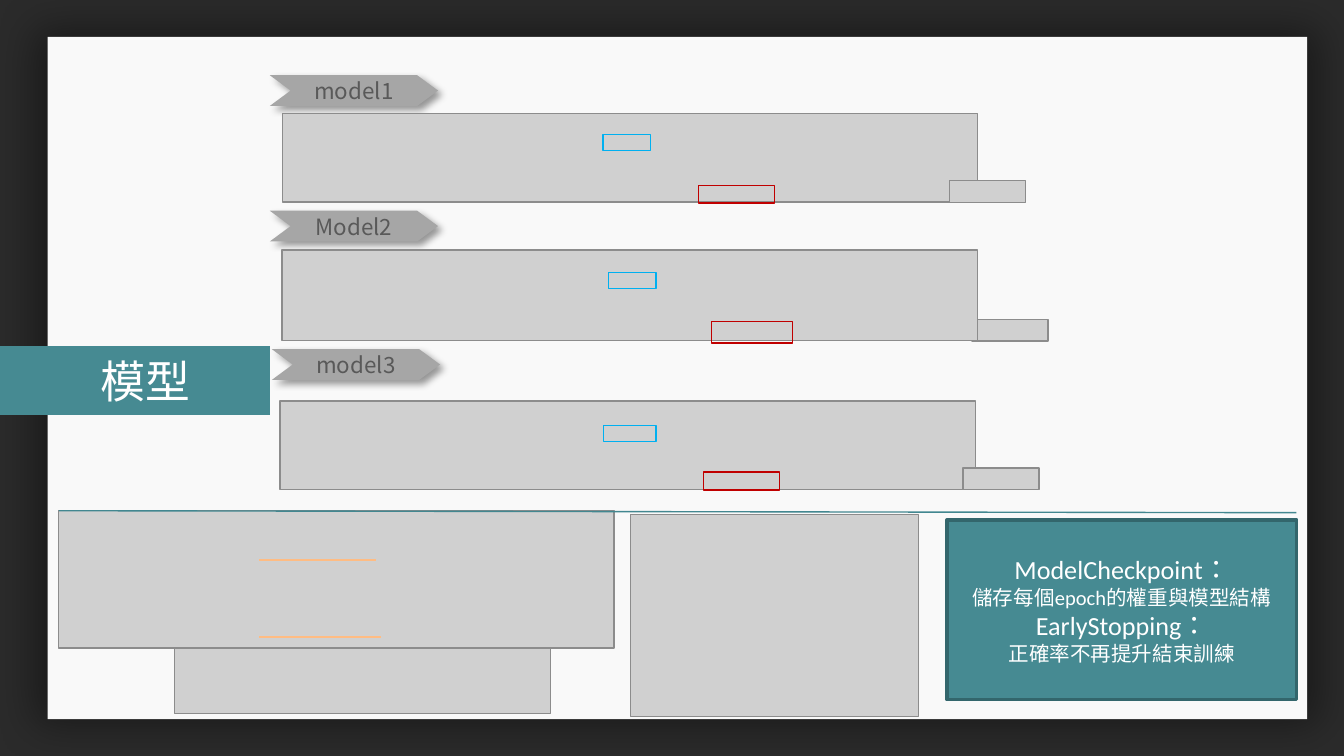
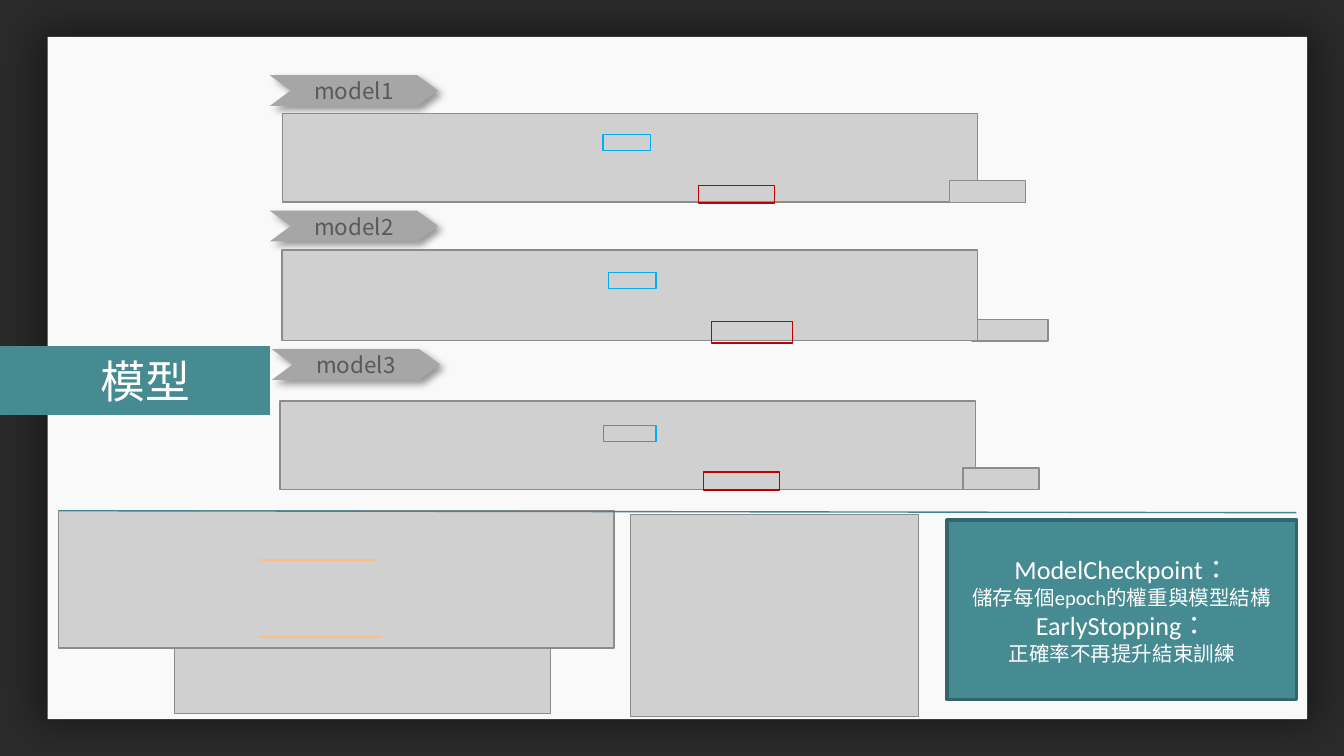
Before and after one commit to autotntfan/DeepLearning2020, a slide deck: slide 9 of DLmidterm/report.pptx. Drawn at 1344x756 pixels with LibreOffice and Linux fonts; fonts in the diff are those of the drawing; grey boxes stand for pictures; background and template pictures are left out; a plain dark background stands for a picture behind light text. Boxes give left, top, right and bottom in pixels: in the first picture for what was removed or moved away, otherwise in the second. Text is boxed around its words. In the diff, an @@ line names an element or a change of style, - is before the commit and + after.

```diff
--- a/DLmidterm/report.pptx
+++ b/DLmidterm/report.pptx
@@ text in chevron at (314,217,393,235): text changed @@
-Model2
+model2
```
Also in this commit, not shown: 1 other slide changed, 1 other file.
